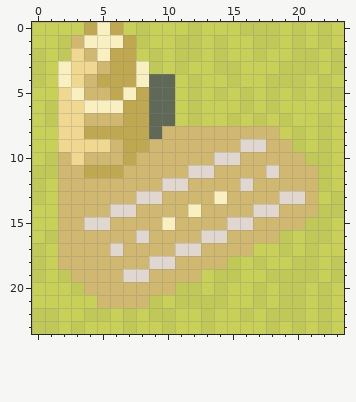
Pixel-art sprite, stored at external/RawTextures/tile/c01_t25_s04_f01.png. Above is the file before it was changed.
The file is 72x72 pixels, drawn in blocks of 3x3; one block is one cell here.
Now the later version:
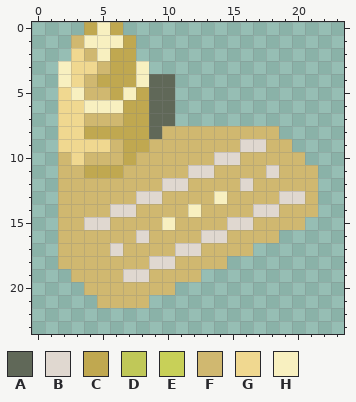
Palette (. is transparent): A #606858  B #e0d8d0  C #c0a850  D #c0c858  E #c8d058  F #d0b870  G #f0d890  H #f8f0c0
Change:
@@ x 0..23 @@
- 0 EEEECHCEDEEEDEEEDDDEDEDE
- 1 EEDFHHHCDEEDDEDEEDDEDEDE
- 2 DEDGFHCCEDEDDEDEEDEEDDED
- 3 DEHGGFCCHDEDEEDDEEEDDDED
- 4 DEHGFCCCHAAEDEEDEEDDDEDE
- 5 EEGHFFCHCAAEDEDEDEDEDEDD
- 6 EDGGHHHCCAAEDEEEDEDEEEEE
- 7 EDGGFFFCCAAEDEEDEDEDEEDE
- 8 EEGGCCCCCAFFFFFFFFFEDEDE
- 9 EEGGGGFCCFFFFFFFBBFFDEDE
-10 EDFGFFFCFFFFFFBBFFFFFDDE
-11 DDFFCCCFFFFFBBFFFFBFFFDE
-12 DEFFFFFFFFBBFFFFBFFFFFDE
-13 DEFFFFFFBBFFFFHFFFFBBFED
-14 EEFFFFBBFFFFHFFFFBBFFFDD
-15 EEFFBBFFFFHFFFFBBFFFFDDE
-16 EDFFFFFFBFFFFBBFFFFDEDDE
-17 DEFFFFBFFFFBBFFFFEEDEDEE
-18 DEFFFFFFFBBFFFFDEDEEDDED
-19 DEDFFFFBBFFFFEDDEEDDDDED
-20 EEEDFFFFFFFDDEDEEDEDDEDE
-21 EEEEEFFFFDEDDDDEEDEDDEDE
-22 DDEEDDEDEDDEEDEEDEDDDEDE
-23 DDEDEEEDEEDEEDEEEEDEDEDE
+ 0 ....CHC.................
+ 1 ...FHHHC................
+ 2 ...GFHCC................
+ 3 ..HGGFCCH...............
+ 4 ..HGFCCCHAA.............
+ 5 ..GHFFCHCAA.............
+ 6 ..GGHHHCCAA.............
+ 7 ..GGFFFCCAA.............
+ 8 ..GGCCCCCAFFFFFFFFF.....
+ 9 ..GGGGFCCFFFFFFFBBFF....
+10 ..FGFFFCFFFFFFBBFFFFF...
+11 ..FFCCCFFFFFBBFFFFBFFF..
+12 ..FFFFFFFFBBFFFFBFFFFF..
+13 ..FFFFFFBBFFFFHFFFFBBF..
+14 ..FFFFBBFFFFHFFFFBBFFF..
+15 ..FFBBFFFFHFFFFBBFFFF...
+16 ..FFFFFFBFFFFBBFFFF.....
+17 ..FFFFBFFFFBBFFFF.......
+18 ..FFFFFFFBBFFFF.........
+19 ...FFFFBBFFFF...........
+20 ....FFFFFFF.............
+21 .....FFFF...............
+22 ........................
+23 ........................
Where, in picture pixels (left, top, right, bottom), the same in both pictures:
erased: (32, 22, 344, 334)
